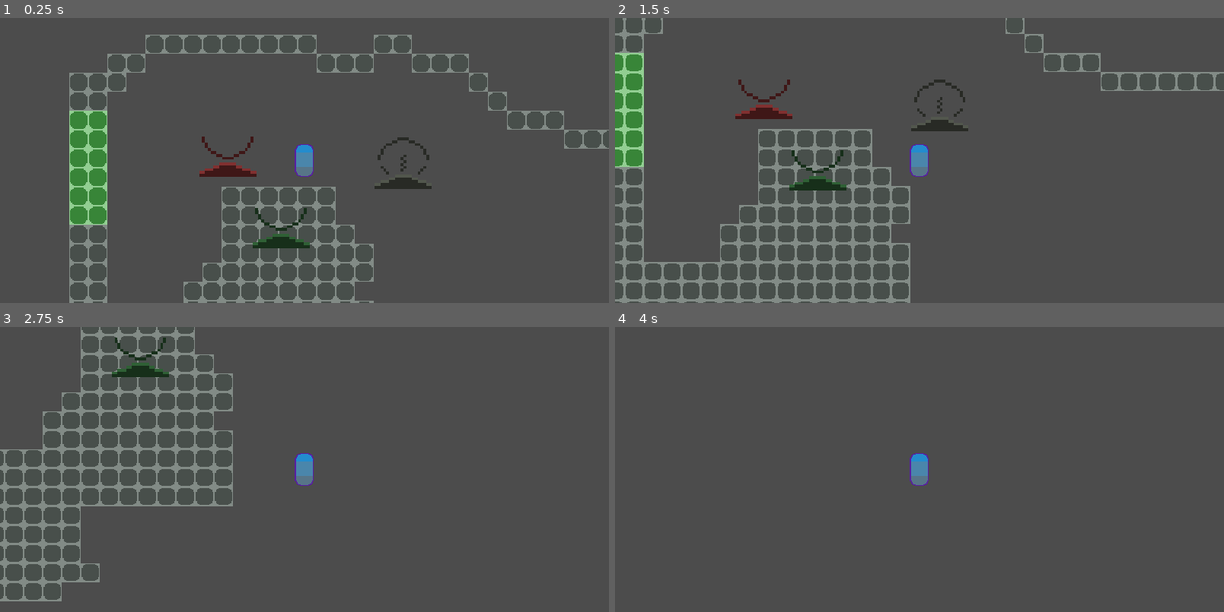
Above: before the commit, frames 1-4 (two rows, left to right).
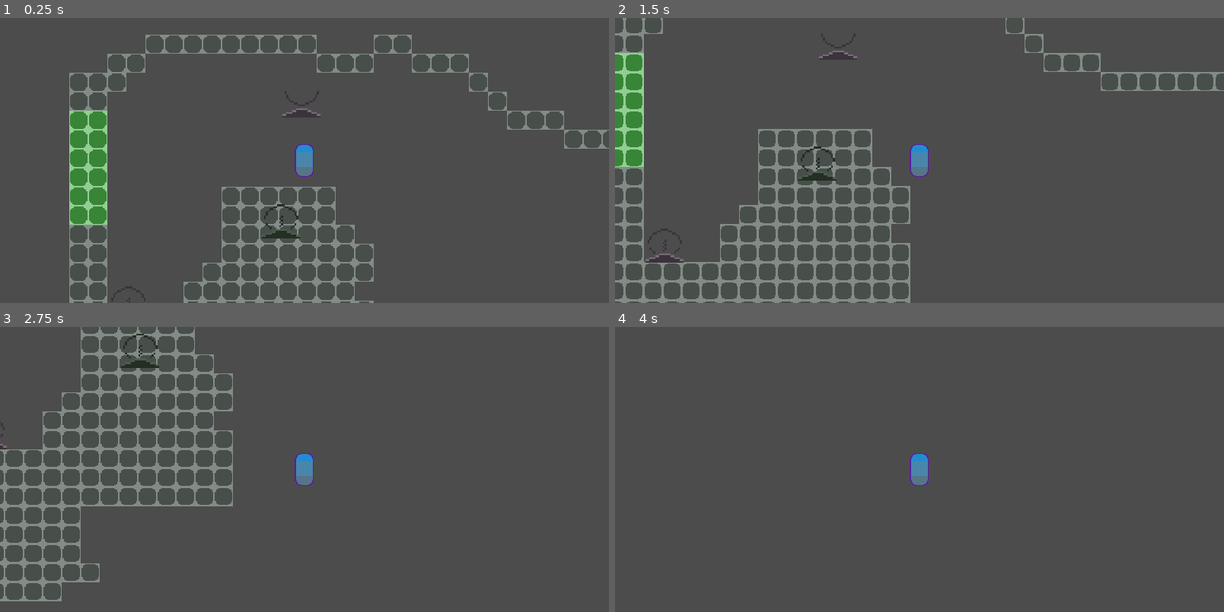
Above: after the commit, the same moments.

Repository: demanxd/YAPS_BO
Game: Godot game, scene res://tscn_folders/Tavern.tscn
Two runs of this game, one before a commit and one after it. Both use one fixed random seed, a clock stepped at 60 frames per second and the inputs below.
Inputs:
- Up to frame 1 (0.25 s): no input
- Up to frame 2 (1.5 s): hold D (move_right) 0.53-1.28 s; tap Space (jump) at 0.77 s; hold A (move_left) from 1.28 s (still down)
- Up to frame 3 (2.75 s): tap Space (jump) at 1.52 s; release A (move_left) at 2.03 s; hold D (move_right) from 2.03 s (still down)
- Up to frame 4 (4 s): tap Space (jump) at 3.02, 3.77 s; tap Enter at 3.5 s; release D (move_right) at 3.53 s; hold A (move_left) from 3.53 s (still down)

The runs differ from the first frame. In frame 1, 1.6% of the frame differs, in the area x 18-71%, y 25-100%; in frame 2, 1.8%, in the area x 5-58%, y 5-86%; in frame 3, 0.5%; in frame 4, nothing differs.

Commit message:
Improved portals. Now portals have reaction on player's woving on it. But it need some reworking

Diff:
--- a/Project_Rise/godot/BlockOut/aux_tscn/Player.gd
+++ b/Project_Rise/godot/BlockOut/aux_tscn/Player.gd
@@ -110,4 +110,8 @@
 	camera.limit_left   = x_left
 	camera.limit_right  = x_right
 	camera.limit_bottom = y_bottom
-	pass
+
+
+func immediatly_move(new_posi: Vector2):
+	self.position.x = new_posi.x
+	self.position.y = new_posi.y
--- a/Project_Rise/godot/BlockOut/aux_tscn/Portal.gd
+++ b/Project_Rise/godot/BlockOut/aux_tscn/Portal.gd
@@ -1,10 +1,12 @@
 tool
 extends KinematicBody2D
 
-export var color_shade : Color
 export var In : bool
+export var debug = true
 export var location_self : Vector2
 export var location_target : Vector2
+export var color_shade : Color
+export var base_color : Vector3
 
 # Declare member variables here. Examples:
 # var a = 2
@@ -14,19 +16,42 @@
 # Called when the node enters the scene tree for the first time.
 #$Sprite.modulate redrawing pixels on picked color
 func _ready():
-	if In:
-		$Sprite_Out.hide()
-		$Sprite_In.modulate = color_shade
-	else:
-		$Sprite_In.hide()
-		$Sprite_Out.modulate = color_shade
-	pass # Replace with function body.
+	$Sprite_Out.hide()
+	$Sprite_In.hide()
+
+	if !debug:
+		if In:
+			$Sprite_In.show()
+			color_shade = Color(base_color.x,base_color.y,base_color.z)
+			$Sprite_In.modulate = color_shade
+		else:
+			$Sprite_Out.show()
+			$Sprite_Out.modulate = color_shade
 
 
 func _process(delta: float) -> void:
 	location_self = Vector2(self.position.x, self.position.y)
-#	update()
+	if debug:
+		if In:
+			$Sprite_Out.hide()
+			$Sprite_In.show()
+			color_shade = Color(base_color.x,base_color.y,base_color.z)
+			$Sprite_In.modulate = color_shade
+		else:
+			$Sprite_In.hide()
+			$Sprite_Out.show()
+			$Sprite_Out.modulate = color_shade
+			base_color.x = color_shade.r
+			base_color.y = color_shade.g
+			base_color.z = color_shade.b
 
-# Called every frame. 'delta' is the elapsed time since the previous frame.
-#func _process(delta):
-#	pass
+
+
+
+#func _on_Area2D_area_entered(area):
+#
+
+
+func _on_Area2D_body_entered(body):
+	if (body.name == "Player") and In:
+		body.immediatly_move(location_target)
--- a/Project_Rise/godot/BlockOut/aux_tscn/Portal.tscn
+++ b/Project_Rise/godot/BlockOut/aux_tscn/Portal.tscn
@@ -1,16 +1,29 @@
-[gd_scene load_steps=4 format=2]
+[gd_scene load_steps=5 format=2]
 
 [ext_resource path="res://textures/png/Portal_In.png" type="Texture" id=1]
 [ext_resource path="res://aux_tscn/Portal.gd" type="Script" id=2]
 [ext_resource path="res://textures/png/Portal_Out.png" type="Texture" id=3]
 
+[sub_resource type="RectangleShape2D" id=1]
+extents = Vector2( 20.0034, 5.32271 )
+
 [node name="Portal" type="KinematicBody2D"]
 script = ExtResource( 2 )
 
 [node name="Sprite_In" type="Sprite" parent="."]
-scale = Vector2( 3, 3 )
+visible = false
+scale = Vector2( 2, 2 )
 texture = ExtResource( 1 )
 
 [node name="Sprite_Out" type="Sprite" parent="."]
-scale = Vector2( 3, 3 )
+modulate = Color( 0, 0, 0, 1 )
+scale = Vector2( 2, 2 )
 texture = ExtResource( 3 )
+
+[node name="Area2D" type="Area2D" parent="."]
+
+[node name="CollisionShape2D" type="CollisionShape2D" parent="Area2D"]
+position = Vector2( 0, 15 )
+shape = SubResource( 1 )
+[connection signal="area_entered" from="Area2D" to="." method="_on_Area2D_area_entered"]
+[connection signal="body_entered" from="Area2D" to="." method="_on_Area2D_body_entered"]
--- a/Project_Rise/godot/BlockOut/tscn_folders/Tavern.tscn
+++ b/Project_Rise/godot/BlockOut/tscn_folders/Tavern.tscn
@@ -24,16 +24,23 @@
 tile_data = PoolIntArray( 393220, 0, 0, 393221, 0, 0, 393222, 0, 0, 393223, 0, 0, 393224, 0, 0, 393225, 0, 0, 393226, 0 …(2794 unchanged characters)…
 
 [node name="Portal" parent="." instance=ExtResource( 5 )]
-position = Vector2( 166.611, 239.429 )
-color_shade = Color( 0.894118, 0.337255, 0.337255, 1 )
+position = Vector2( 244.505, 187.103 )
+location_self = Vector2( 244.505, 187.103 )
+color_shade = Color( 0.835294, 0.729412, 0.847059, 1 )
+base_color = Vector3( 0.835294, 0.729412, 0.847059 )
 
 [node name="Portal2" parent="." instance=ExtResource( 5 )]
-position = Vector2( 351.189, 252.028 )
-color_shade = Color( 0.568627, 0.603922, 0.533333, 1 )
+position = Vector2( 62.2112, 400.679 )
 In = true
-location_self = Vector2( 351.189, 252.028 )
+debug = false
+location_self = Vector2( 62.2112, 400.679 )
+location_target = Vector2( 199.315, 259.645 )
+color_shade = Color( 0.835, 0.729, 0.847, 1 )
+base_color = Vector3( 0.835, 0.729, 0.847 )
 
 [node name="Portal3" parent="." instance=ExtResource( 5 )]
 position = Vector2( 222.677, 314.394 )
-color_shade = Color( 0.32549, 0.662745, 0.368627, 1 )
+In = true
 location_self = Vector2( 222.677, 314.394 )
+color_shade = Color( 0.509804, 0.658824, 0.529412, 1 )
+base_color = Vector3( 0.509804, 0.658824, 0.529412 )
